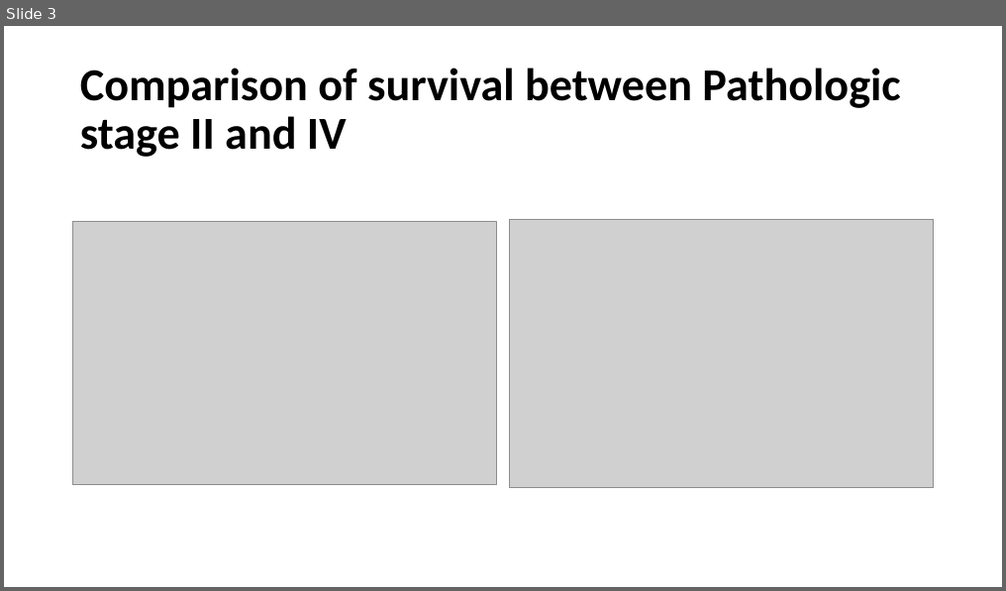
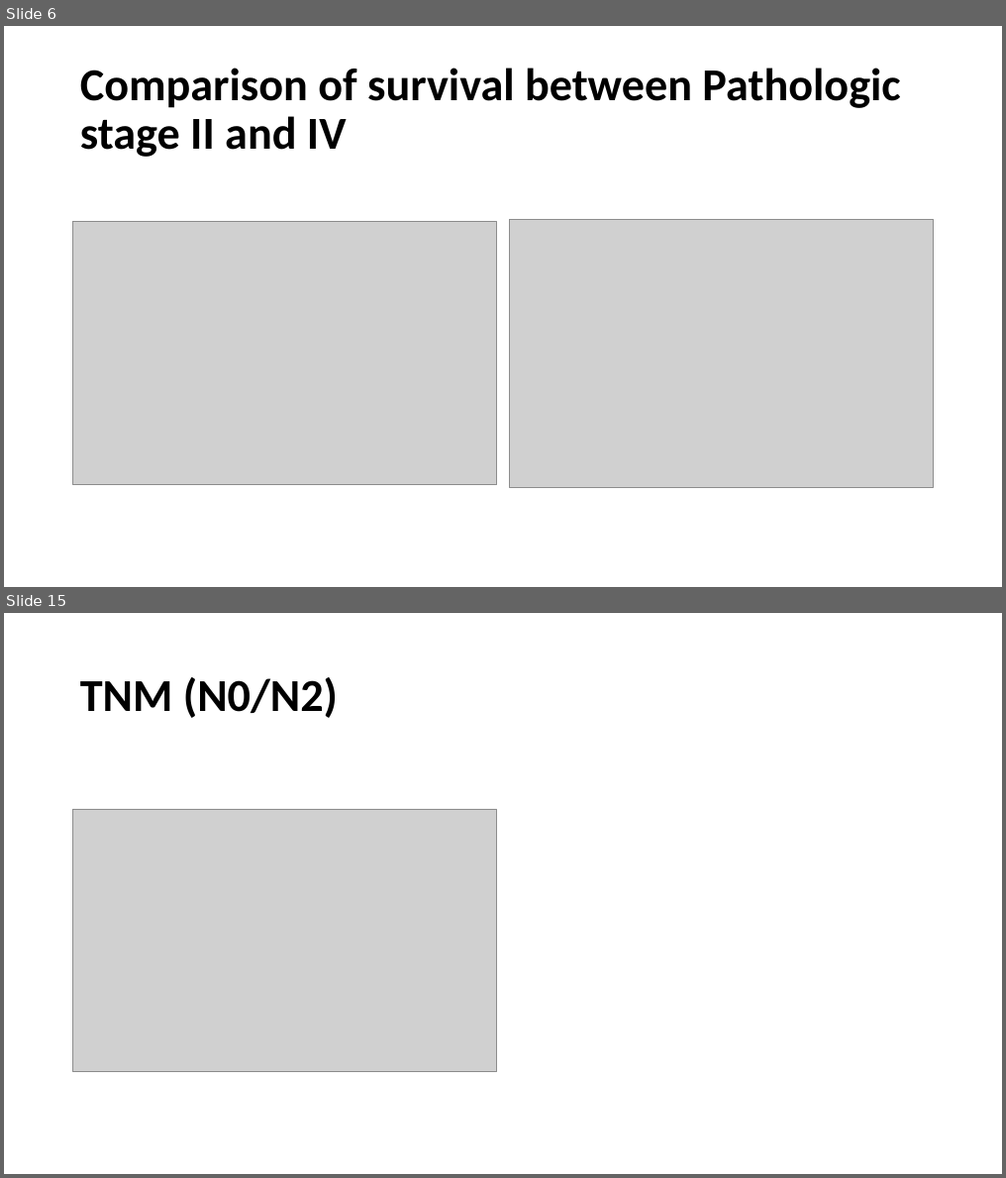
Before and after one commit to rwandarwacu1/Msc_thesis_survival, a slide deck: SURVIVAL RATIO PLOTS_For survey.pptx. Shown one above the other, each under a label of ours: slide 3 before the commit, slides 6 and 15 after it; the slides between them are not shown. The pictures are 1006x591 and 1006x1178 pixels, drawn with LibreOffice and Linux fonts; fonts in the diff are those of the drawing; grey boxes stand for pictures. Boxes give left, top, right and bottom in pixels: in the first picture for what was removed or moved away, otherwise in the second. Text is boxed around its words. In the diff, an @@ line names an element or a change of style, - is before the commit and + after.

```diff
--- a/SURVIVAL RATIO PLOTS_For survey.pptx
+++ b/SURVIVAL RATIO PLOTS_For survey.pptx
@@ slide 15 added at [4, 613, 1002, 1174], background #FFFFFF @@
@@ title added at [80, 677, 338, 718], 44 pt, text #000000, bold @@
+TNM (N0/N2)
@@ picture added at [73, 809, 497, 1072] @@
@@ what was slide 3 is now slide 6 @@
```
Also in this commit, not shown: 3 slides changed, 9 other slides added, 3 other files.
